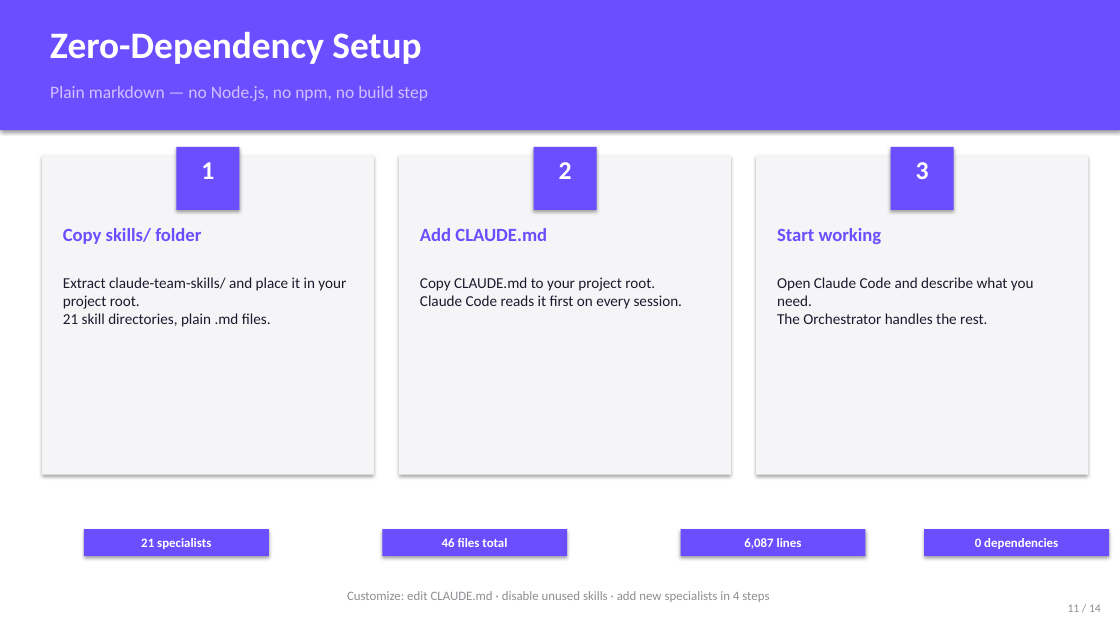
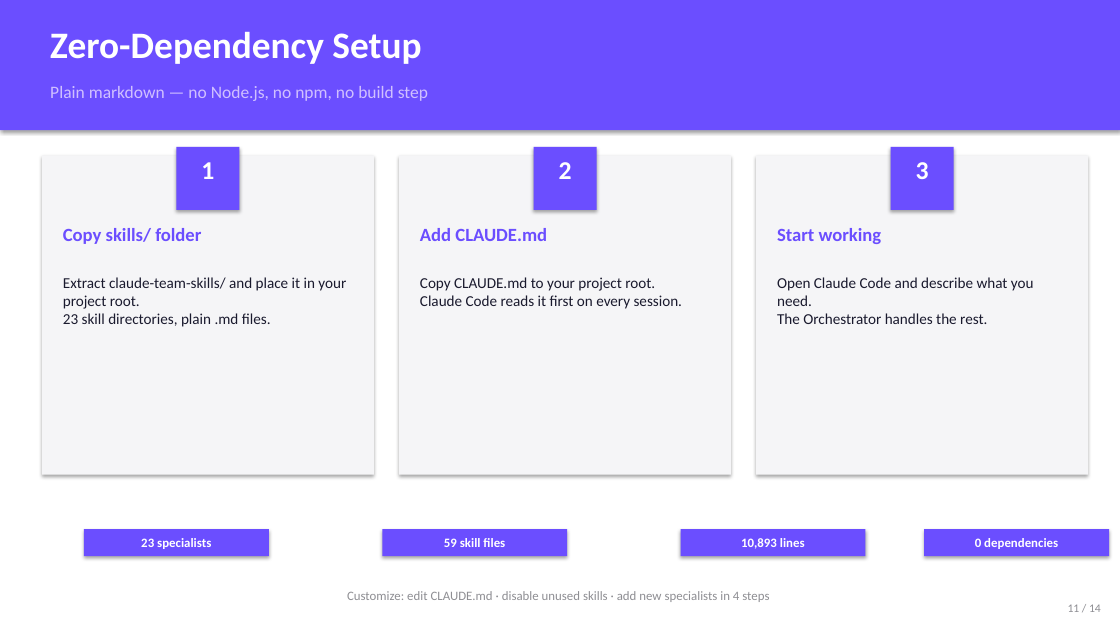
Before and after one commit to rhorba/CTS, a slide deck: slide 11 of claude-team-skills-pitch.pptx. Drawn at 1120x630 pixels with LibreOffice and Linux fonts; fonts in the diff are those of the drawing. Boxes give left, top, right and bottom in pixels: in the first picture for what was removed or moved away, otherwise in the second. Text is boxed around its words. In the diff, an @@ line names an element or a change of style, - is before the commit and + after.

```diff
--- a/claude-team-skills-pitch.pptx
+++ b/claude-team-skills-pitch.pptx
@@ text at box(63, 277, 346, 327): text changed @@
-Extract claude-team-skills/ and place it in your project root.
-21 skill directories, plain .md files.
+Extract claude-team-skills/ and place it in your project root.
+23 skill directories, plain .md files.
@@ text in rectangle at box(141, 538, 211, 549): text changed @@
-21 specialists
+23 specialists
@@ text in rectangle at box(444, 538, 505, 547): text changed @@
-46 files total
+59 skill files
@@ text in rectangle at box(741, 538, 805, 549): text changed @@
-6,087 lines
+10,893 lines
```
Also in this commit, not shown: 6 other slides changed, 27 other files.
